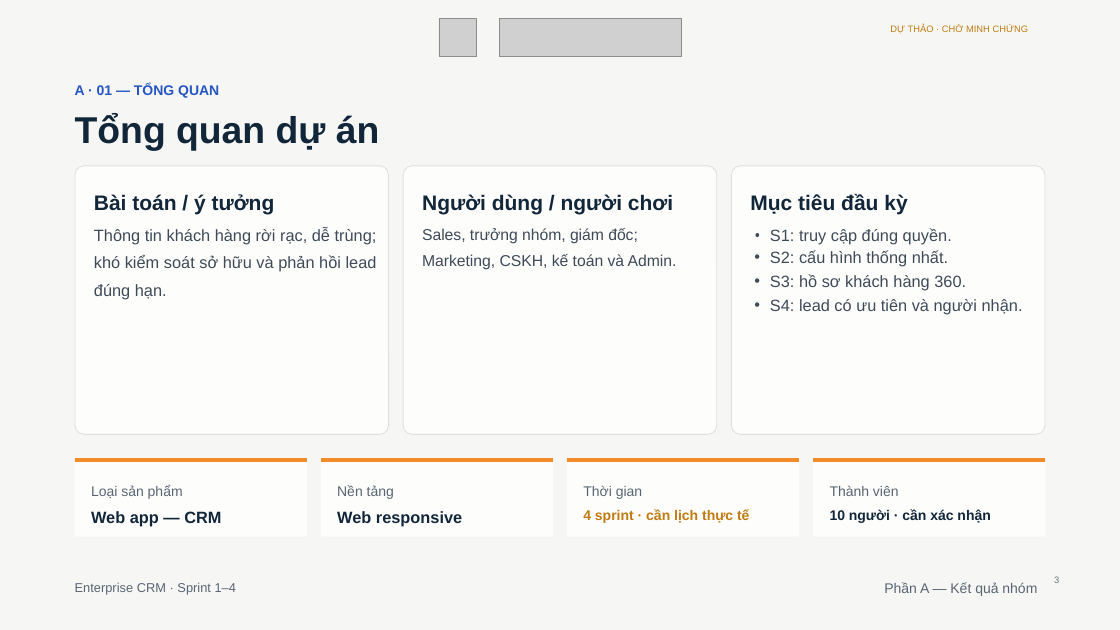
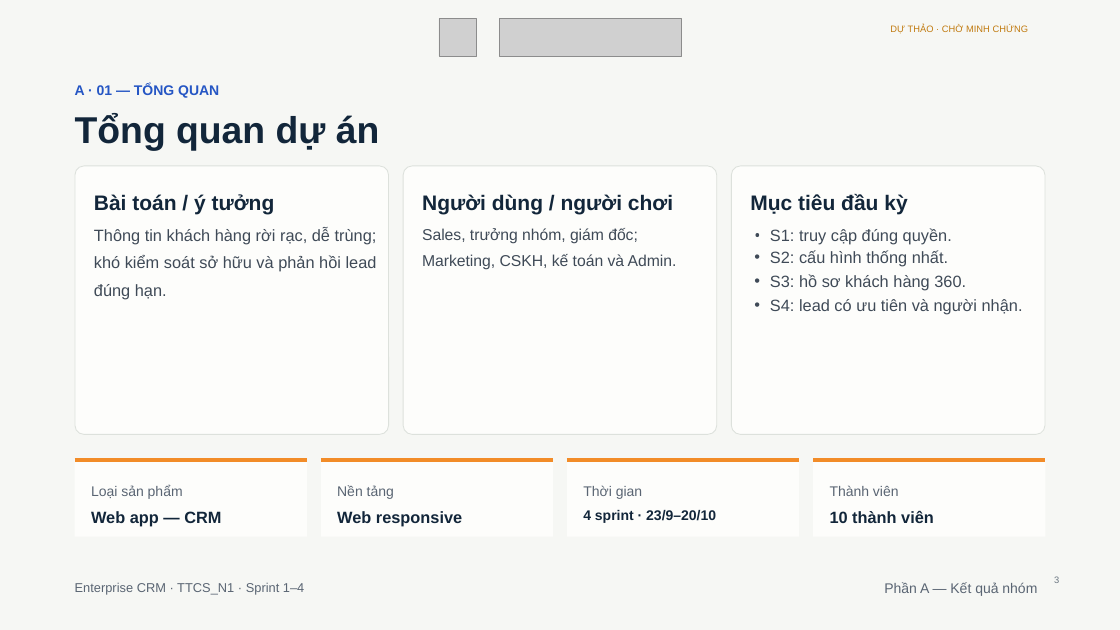
Before and after one commit to QuangDung1708/TTCS_N1, a slide deck: slide 3 of theo-template/Enterprise_CRM_Theo_Template_Du_thao.pptx. Drawn at 1120x630 pixels with LibreOffice and Linux fonts; fonts in the diff are those of the drawing; grey boxes stand for pictures. Boxes give left, top, right and bottom in pixels: in the first picture for what was removed or moved away, otherwise in the second. Text is boxed around its words. In the diff, an @@ line names an element or a change of style, - is before the commit and + after.

Commit message:
Cap nhat thong tin TTCS_N1 mentor lich Sprint 1-4 va lien ket Jira da xac nhan

```diff
--- a/theo-template/Enterprise_CRM_Theo_Template_Du_thao.pptx
+++ b/theo-template/Enterprise_CRM_Theo_Template_Du_thao.pptx
@@ text at (583,510,716,523): text changed; text colour #C17B10 to #12263A @@
-4 sprint · cần lịch thực tế
+4 sprint · 23/9–20/10
@@ text at (830,510,934,523): text changed; size 12 to 14 pt @@
-10 người · cần xác nhận
+10 thành viên
@@ text at (75,583,304,594): text changed @@
-Enterprise CRM · Sprint 1–4
+Enterprise CRM · TTCS_N1 · Sprint 1–4
```
Also in this commit, not shown: 23 other slides changed, 7 other files.
